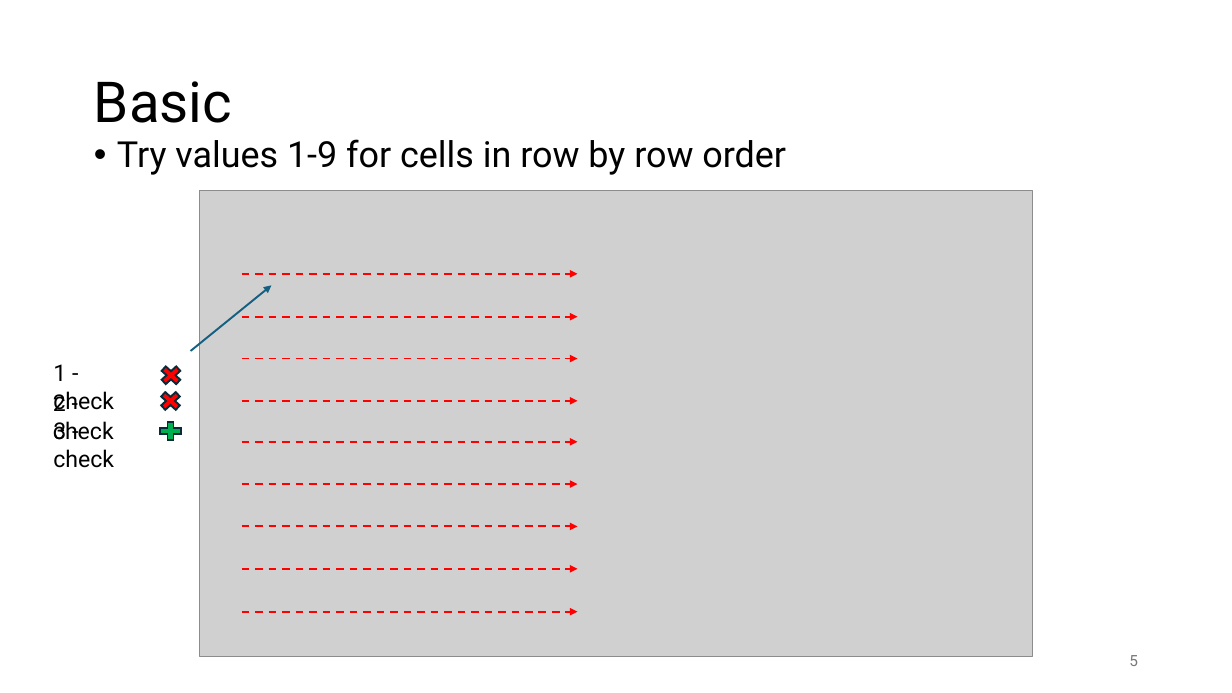
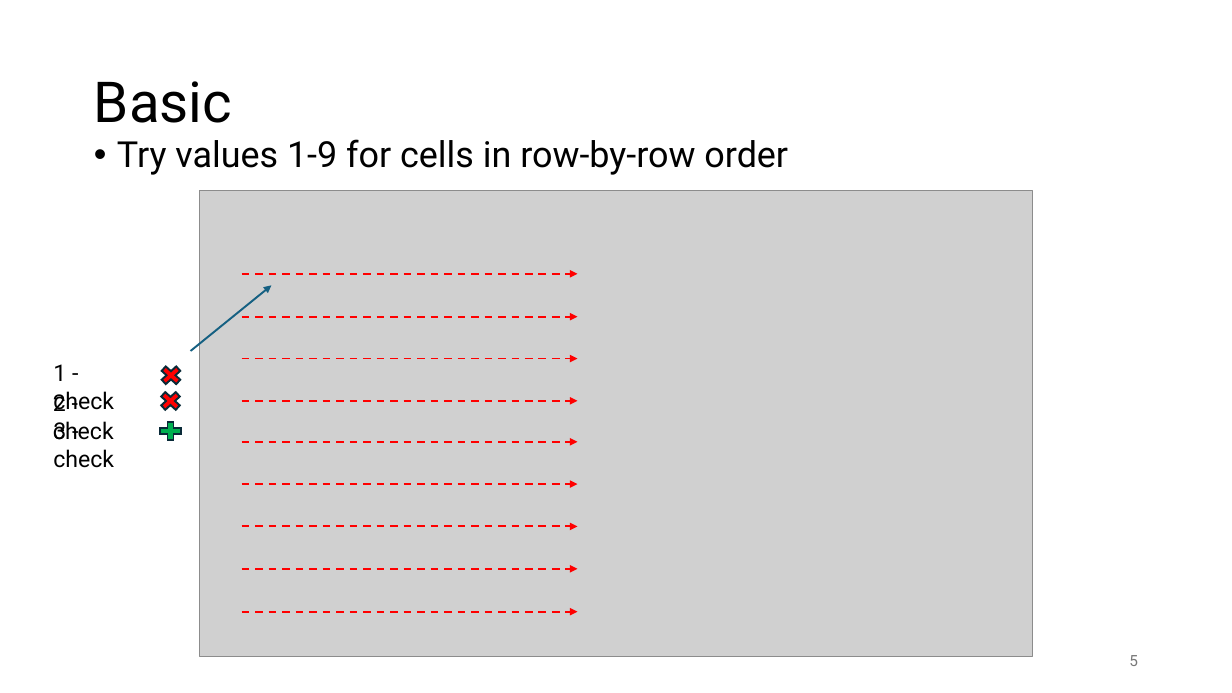
Before and after one commit to MarvinYyrike/sudoku_DFS_solver, a slide deck: slide 5 of Sudoku Solver.pptx. Drawn at 1232x693 pixels with LibreOffice and Linux fonts; fonts in the diff are those of the drawing; grey boxes stand for pictures. Boxes give left, top, right and bottom in pixels: in the first picture for what was removed or moved away, otherwise in the second. Text is boxed around its words. In the diff, an @@ line names an element or a change of style, - is before the commit and + after.

```diff
--- a/Sudoku Solver.pptx
+++ b/Sudoku Solver.pptx
@@ text at (x1=117, y1=139, x2=788, y2=175): text changed @@
-• Try values 1-9 for cells in row by row order
+• Try values 1-9 for cells in row-by-row order
```
Also in this commit, not shown: 4 other slides changed, 1 slide added, 2 other files.
